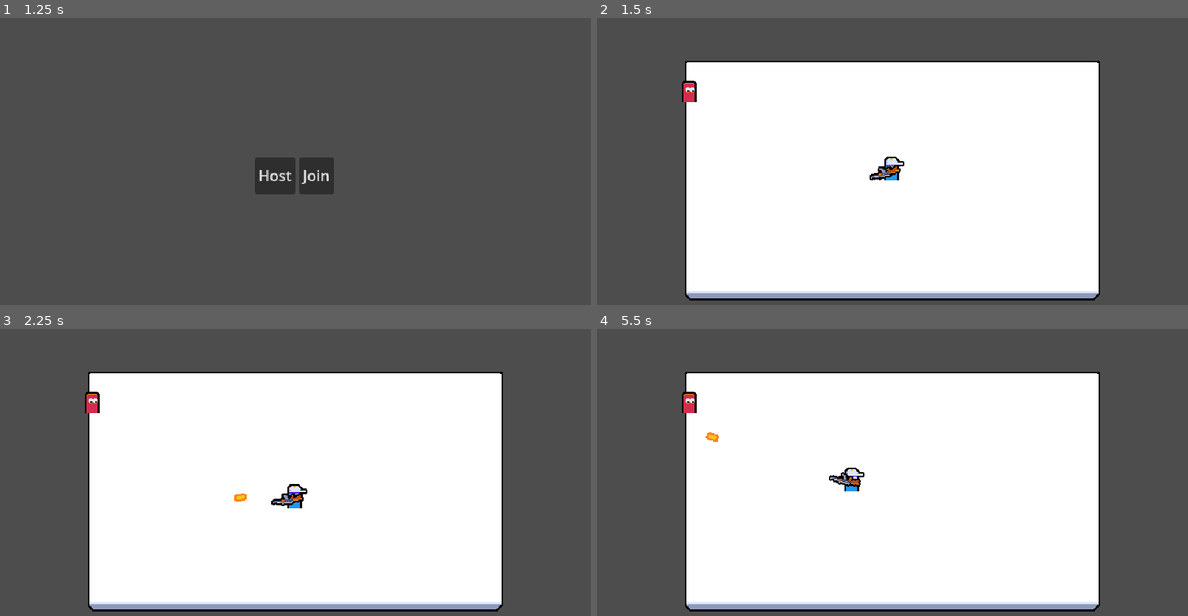
Above: before the commit, frames 1-4 (two rows, left to right).
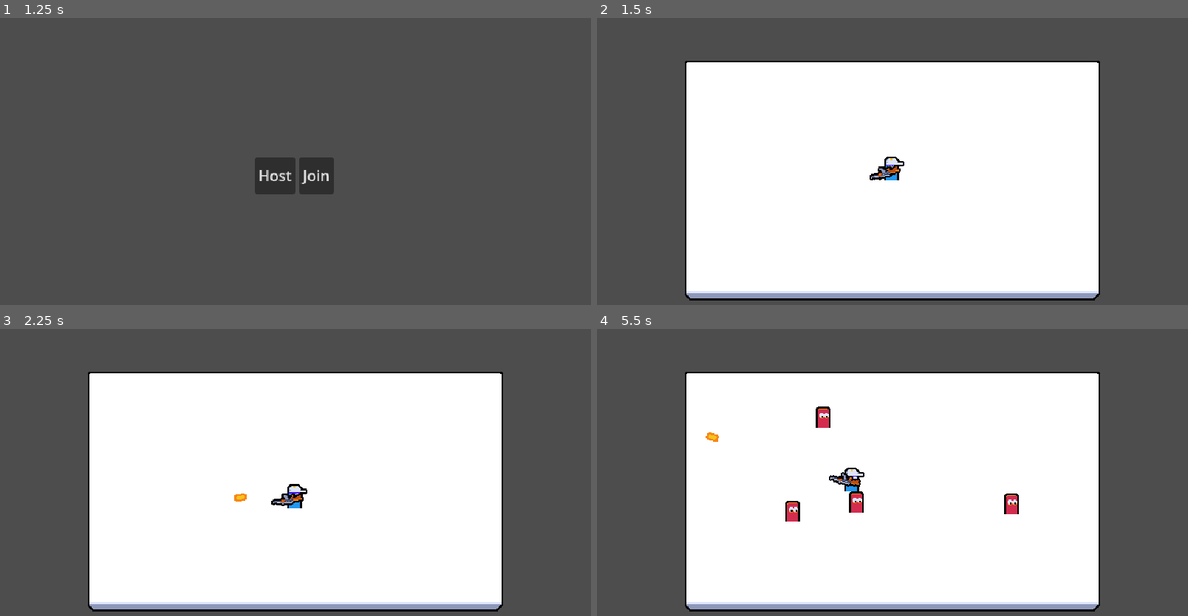
Above: after the commit, the same moments.

Repository: exglegaming/Multiplayer-Course
Game: Godot game, scene res://scenes/ui/main_menu/main_menu.tscn
Two runs of this game, one before a commit and one after it. Both use one fixed random seed, a clock stepped at 60 frames per second and the inputs below.
Inputs (mouse positions are in pixels of both pictures, inside the frame that each line leads up to):
- Up to frame 1 (1.25 s): tap Enter at 0.5 s; move the mouse to (425, 158) at 0.52 s; press the mouse at (425, 158) at 0.53 s; hold D (move_right) from 0.53 s (still down)
- Up to frame 2 (1.5 s): release D (move_right) at 1.25 s; release the mouse at (1022, 158) at 1.25 s; click "Host" at 1.25 s
- Up to frame 3 (2.25 s): tap Space at 2 s; move the mouse to (177, 504) at 2.02 s; hold S (move_down) from 2.03 s (still down); click (177, 504) at 2.1 s
- Up to frame 4 (5.5 s): move the mouse to (951, 415) at 2.77 s; release S (move_down) at 2.78 s; press the mouse at (951, 415) at 2.78 s; hold D (move_right) 2.78-3.53 s; move the mouse to (862, 552) at 3.52 s; release the mouse at (862, 552) at 3.53 s; hold W (move_up) 3.53-4.28 s; click (862, 552) at 3.6 s; move the mouse to (1069, 535) at 4.27 s; press the mouse at (1069, 535) at 4.28 s; hold A (move_left) from 4.28 s (still down); move the mouse to (715, 438) at 5.02 s; release the mouse at (715, 438) at 5.03 s; click (715, 438) at 5.1 s

Frame 1 is identical in both runs. In frame 2, 0.2% of the frame differs, in the area x 14-17%, y 21-30%; in frame 3, 0.2%; in frame 4, 0.9%, in the area x 14-72%, y 21-68%.

Commit message:
spawning enemies

Diff:
--- a/scenes/levels/main.tscn
+++ b/scenes/levels/main.tscn
@@ -1,7 +1,8 @@
-[gd_scene load_steps=5 format=3 uid="uid://25v5neekcjpn"]
+[gd_scene load_steps=6 format=3 uid="uid://25v5neekcjpn"]
 
 [ext_resource type="Script" uid="uid://dcxxgns8fnshc" path="res://scripts/levels/main.gd" id="1_72ix8"]
 [ext_resource type="Texture2D" uid="uid://cwdw6krv0ouug" path="res://assets/environment/arena.png" id="2_2vj2h"]
+[ext_resource type="PackedScene" uid="uid://dwwkl7bso0srk" path="res://scenes/manager/enemy_manager.tscn" id="2_y0acb"]
 
 [sub_resource type="RectangleShape2D" id="RectangleShape2D_2vj2h"]
 size = Vector2(32, 300)
@@ -11,6 +12,10 @@
 
 [node name="Main" type="Node"]
 script = ExtResource("1_72ix8")
+
+[node name="EnemyManager" parent="." node_paths=PackedStringArray("enemy_spawn_root", "spawn_rect") instance=ExtResource("2_y0acb")]
+enemy_spawn_root = NodePath("..")
+spawn_rect = NodePath("../SpawnRect")
 
 [node name="MultiplayerSpawner" type="MultiplayerSpawner" parent="."]
 _spawnable_scenes = PackedStringArray("uid://c7aiae8nm0c3v", "uid://iysf2ptaqiy8")
@@ -25,7 +30,17 @@
 texture = ExtResource("2_2vj2h")
 metadata/_edit_lock_ = true
 
+[node name="SpawnRect" type="ReferenceRect" parent="."]
+custom_minimum_size = Vector2(414, 216)
+offset_left = 113.0
+offset_top = 73.0
+offset_right = 527.0
+offset_bottom = 289.0
+mouse_filter = 2
+metadata/_edit_lock_ = true
+
 [node name="StaticBodies" type="Node2D" parent="."]
+visible = false
 
 [node name="StaticBody2D" type="StaticBody2D" parent="StaticBodies"]
 position = Vector2(79, 189)
--- /dev/null
+++ b/scenes/manager/enemy_manager.tscn
@@ -0,0 +1,11 @@
+[gd_scene load_steps=3 format=3 uid="uid://dwwkl7bso0srk"]
+
+[ext_resource type="Script" uid="uid://dxa1w04qk7flt" path="res://scripts/manager/enemy_manager.gd" id="1_jybml"]
+[ext_resource type="PackedScene" uid="uid://iysf2ptaqiy8" path="res://scenes/entities/enemy/enemy.tscn" id="2_1w3g6"]
+
+[node name="EnemyManager" type="Node"]
+script = ExtResource("1_jybml")
+enemy_scene = ExtResource("2_1w3g6")
+
+[node name="SpawnIntervalTimer" type="Timer" parent="."]
+autostart = true
--- a/scripts/levels/main.gd
+++ b/scripts/levels/main.gd
@@ -1,7 +1,6 @@
 extends Node
 
 var player_scene: PackedScene = preload("uid://bvlv7g7jv37sh")
-var enemy_scene: PackedScene = preload("uid://iysf2ptaqiy8")
 
 @onready var multiplayer_spawner: MultiplayerSpawner = $MultiplayerSpawner
 @onready var player_spawn_position: Marker2D = $PayerSpawnPosition
@@ -17,11 +16,6 @@
 
     peer_ready.rpc_id(1)
 
-    if is_multiplayer_authority():
-        var enemy := enemy_scene.instantiate() as Node2D
-        enemy.global_position = Vector2.ONE * 100
-        add_child(enemy)
-
 
 @rpc("any_peer", "call_local", "reliable")
 func peer_ready() -> void:
--- /dev/null
+++ b/scripts/manager/enemy_manager.gd
@@ -0,0 +1,29 @@
+extends Node
+
+
+@export var enemy_scene: PackedScene
+@export var enemy_spawn_root: Node
+@export var spawn_rect: ReferenceRect
+
+@onready var spawn_interval_timer: Timer = $SpawnIntervalTimer
+
+
+func _ready() -> void:
+	spawn_interval_timer.timeout.connect(_on_spawn_interval_timer_timeout)
+
+
+func get_random_spawn_position() -> Vector2:
+	var x := randf_range(0, spawn_rect.size.x)
+	var y := randf_range(0, spawn_rect.size.y)
+	return spawn_rect.global_position + Vector2(x, y)
+
+
+func spawn_enemy() -> void:
+	var enemy := enemy_scene. instantiate() as Node2D
+	enemy.global_position = get_random_spawn_position()
+	enemy_spawn_root.add_child(enemy, true)
+
+
+func _on_spawn_interval_timer_timeout() -> void:
+	if is_multiplayer_authority():
+		spawn_enemy()
Not shown, added: scripts/manager/enemy_manager.gd.uid
